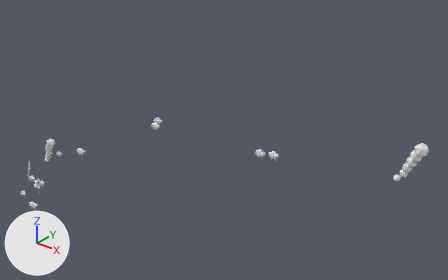
Before and after pictures for a commit that changed the glTF model godot/models/stages/meadow_world.glb.
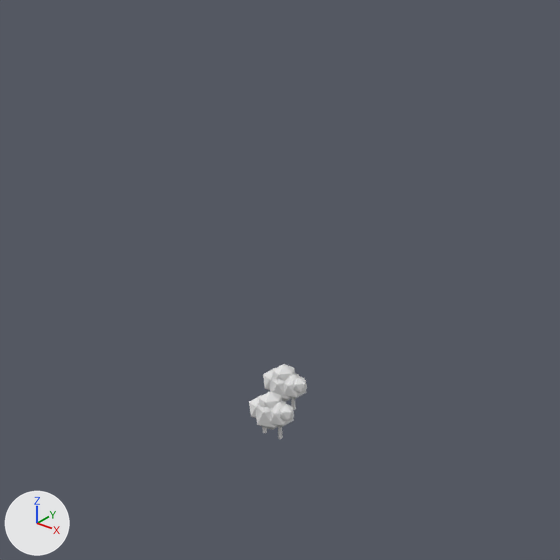
The first picture shows the older version from a 50 mm camera at (84.8, -38.3, 59.5) aimed at (-1.3, 69.4, -7.2). The close-ups show the older and then the newer version on the part from 23% to 47% of the width and 18% to 55% of the height of that picture. Only the edits that show in the close-ups are written down. Lighting does not change. The marker at lower left points along +X, +Y and +Z. Where no turn or scale is listed for an object, it has been applied to the vertices.

In view in the first close-up: 'sheep.006', 'sheep.007', 'sheep_head.006', 'sheep_head.007'.
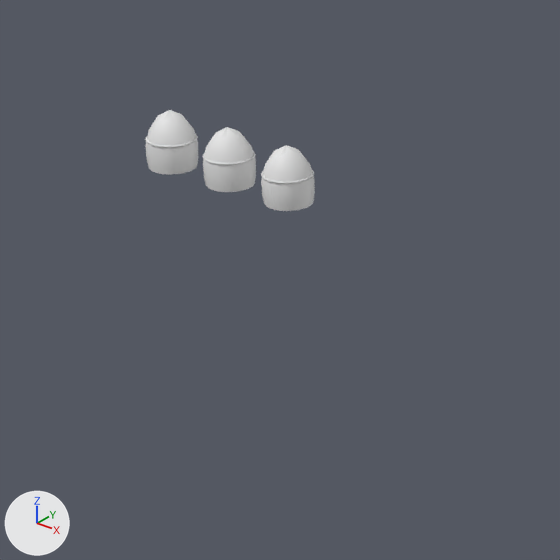
The change in detail:
Mesh me_haystack_band_002 is new.
It has 64 vertices, 128 faces and spans x -54.24..-50.96, y 97.26..100.54, z -12.73..-12.59.
It uses material mat_wool.
Mesh me_haystack_band_001 is new.
It has 64 vertices, 128 faces and spans x -58.74..-55.46, y 96.76..100.04, z -12.43..-12.29.
It uses material mat_wool.
Mesh me_haystack_band is new.
It has 64 vertices, 128 faces and spans x -63.14..-59.86, y 96.16..99.44, z -12.13..-11.99.
It uses material mat_wool.
Mesh me_haystack_002 is new.
It has 71 vertices, 126 faces and spans x -54.23..-50.97, y 97.31..100.49, z -14.5..-10.8.
It uses material mat_straw.
Mesh me_haystack_001 is new.
It has 71 vertices, 126 faces and spans x -58.73..-55.47, y 96.81..99.99, z -14.2..-10.5.
It uses material mat_straw.
Mesh me_haystack is new.
It has 71 vertices, 126 faces and spans x -63.13..-59.87, y 96.21..99.39, z -13.9..-10.2.
It uses material mat_straw.
Object 'sheep.006' (ob_sheep_006) is deleted.
Object 'sheep_head.006' (ob_sheep_head_006) is deleted.
Object 'sheep.007' (ob_sheep_007) is deleted.
Object 'sheep_head.007' (ob_sheep_head_007) is deleted.
Object 'haystack_band.002' (ob_haystack_band_002) is new; it shows me_haystack_band_002.
Its location is (0.0, 0.0, 0.0).
Object 'haystack_band.001' (ob_haystack_band_001) is new; it shows me_haystack_band_001.
Its location is (0.0, 0.0, 0.0).
Object 'haystack_band' (ob_haystack_band) is new; it shows me_haystack_band.
Its location is (0.0, 0.0, 0.0).
Object 'haystack.002' (ob_haystack_002) is new; it shows me_haystack_002.
Its location is (0.0, 0.0, 0.0).
Object 'haystack.001' (ob_haystack_001) is new; it shows me_haystack_001.
Its location is (0.0, 0.0, 0.0).
Object 'haystack' (ob_haystack) is new; it shows me_haystack.
Its location is (0.0, 0.0, 0.0).

Where the change shows, as pixel boxes [x1, y1, x2, y2] in the close-ups (560 x 560 px):
'haystack.002', added: after [261, 145, 315, 211]
'haystack.001', added: after [203, 127, 256, 192]
'haystack', added: after [145, 110, 198, 175]
'sheep.007', deleted: before [249, 391, 294, 430]
'sheep.006', deleted: before [263, 364, 306, 402]
'sheep_head.007', deleted: before [262, 405, 294, 439]
'sheep_head.006', deleted: before [291, 378, 307, 410]
'haystack_band.002', added: after [261, 170, 314, 184]
'haystack_band.001', added: after [202, 151, 256, 165]
'haystack_band', added: after [145, 133, 198, 148]
